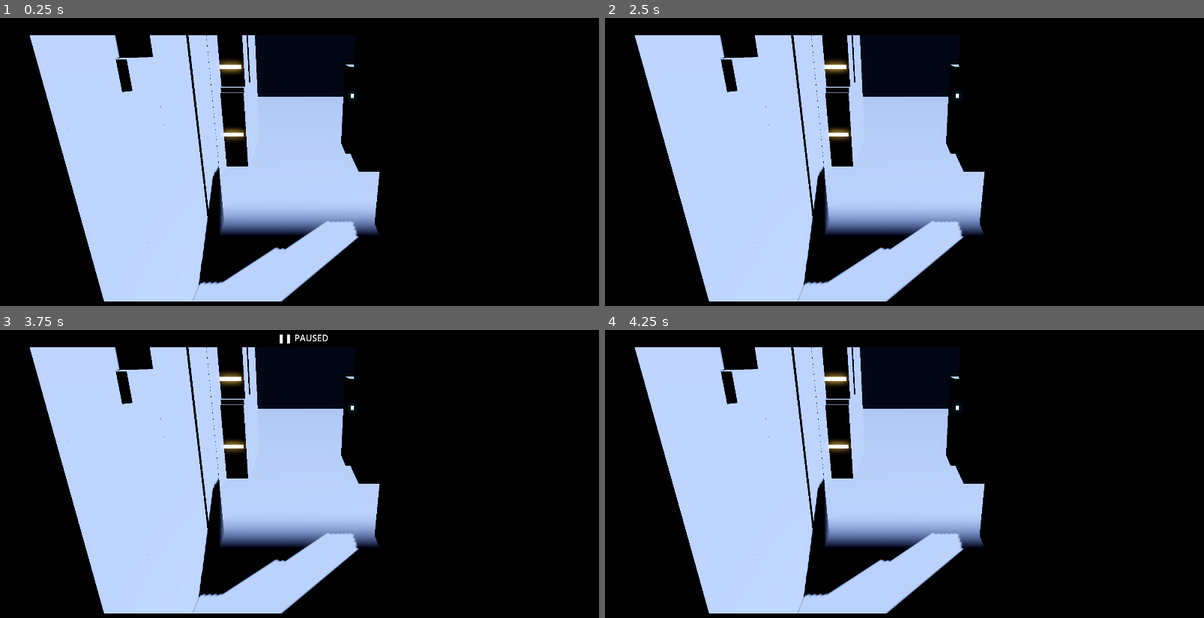
Above: before the commit, frames 1-4 (two rows, left to right).
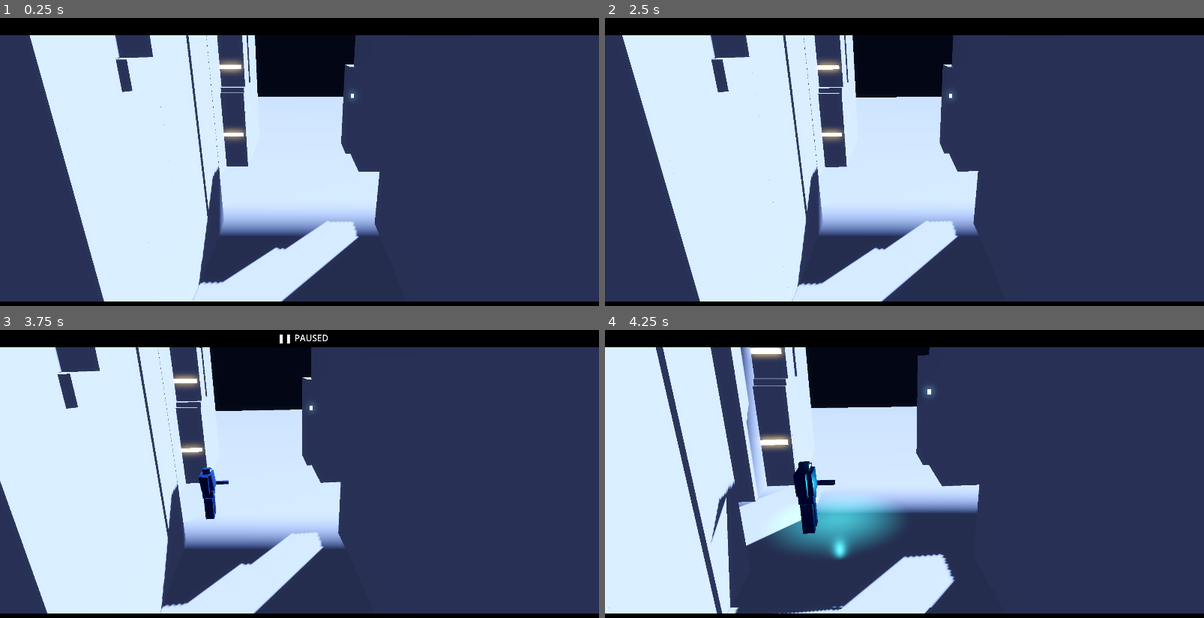
Above: after the commit, the same moments.

Repository: yankeeangelonero-hub/Gundamu-War
Game: Godot game, scene res://scenes/main.tscn
Two runs of this game, one before a commit and one after it. Both use one fixed random seed, a clock stepped at 60 frames per second and the inputs below.
Inputs:
- Up to frame 1 (0.25 s): no input
- Up to frame 2 (2.5 s): tap Enter at 0.5, 2 s; tap P at 0.6, 1.35, 2.1 s; tap Space at 0.77, 1.25, 1.52 s
- Up to frame 3 (3.75 s): tap P at 2.85, 3.6 s; tap Space at 3.02 s
- Up to frame 4 (4.25 s): tap Space at 3.77 s

The runs differ from the first frame. In frame 1, 89% of the frame differs, in the area x 0-100%, y 5-99%; in frame 2, 89%; in frame 3, 88%; in frame 4, 86%.
Error before the commit: Invalid call to function 'build_shot_list' in base 'GDScript'. Expected 2 argument(s). (res://scripts/main.gd:123)

Commit message:
fix(director): accept the optional grammar arg in all build_shot_list signatures (default director crashed)

Diff:
--- a/godot_director_spike/scripts/director.gd
+++ b/godot_director_spike/scripts/director.gd
@@ -11,7 +11,7 @@
 const PUNCH_POST := 0.9
 const FILLER_MAX := 4.0
 
-static func build_shot_list(events: Array, dur: float) -> Array:
+static func build_shot_list(events: Array, dur: float, _grammar: ShotGrammar = null) -> Array:
 	var fixed: Array = [{"t0": 0.0, "t1": WIDE_LEN, "mode": "wide", "focus": "", "time_scale": 1.0}]
 	var killcam_end := dur
 	var first_beam_done := false
--- a/godot_director_spike/scripts/directors/blend.gd
+++ b/godot_director_spike/scripts/directors/blend.gd
@@ -16,7 +16,7 @@
 const BT_POST := 0.7
 const BT_SCALE := 0.07
 
-static func build_shot_list(events: Array, dur: float) -> Array:
+static func build_shot_list(events: Array, dur: float, _grammar: ShotGrammar = null) -> Array:
 	var fixed: Array = []
 	var bt_end := dur
 	var first_beam_done := false
--- a/godot_director_spike/scripts/directors/broadcast.gd
+++ b/godot_director_spike/scripts/directors/broadcast.gd
@@ -18,7 +18,7 @@
 var _cam_shot := -1
 var _wall := 0.0   # shot-local wall-clock seconds (immune to time_scale)
 
-static func build_shot_list(events: Array, dur: float) -> Array:
+static func build_shot_list(events: Array, dur: float, _grammar: ShotGrammar = null) -> Array:
 	var fixed: Array = []
 	var bt_end := dur
 	for e in events:
--- a/godot_director_spike/scripts/directors/iso.gd
+++ b/godot_director_spike/scripts/directors/iso.gd
@@ -9,7 +9,7 @@
 const KILL_PRE := 0.5
 const KILL_POST := 1.8
 
-static func build_shot_list(events: Array, dur: float) -> Array:
+static func build_shot_list(events: Array, dur: float, _grammar: ShotGrammar = null) -> Array:
 	var lethal_t := dur
 	for e in events:
 		if e.kind == "fire_beam" and e.payload.get("lethal", false):
--- a/godot_director_spike/scripts/directors/witness.gd
+++ b/godot_director_spike/scripts/directors/witness.gd
@@ -13,7 +13,7 @@
 const BEAT_TAIL := 1.6     # a scramble beat runs until this long after its fire event
 const BEAT_MIN_GAP := 0.8  # fire events closer than this to the cut stay in the current beat
 
-static func build_shot_list(events: Array, dur: float) -> Array:
+static func build_shot_list(events: Array, dur: float, _grammar: ShotGrammar = null) -> Array:
 	var lethal_t := dur
 	var lethal_actor := "A"
 	for e in events:
